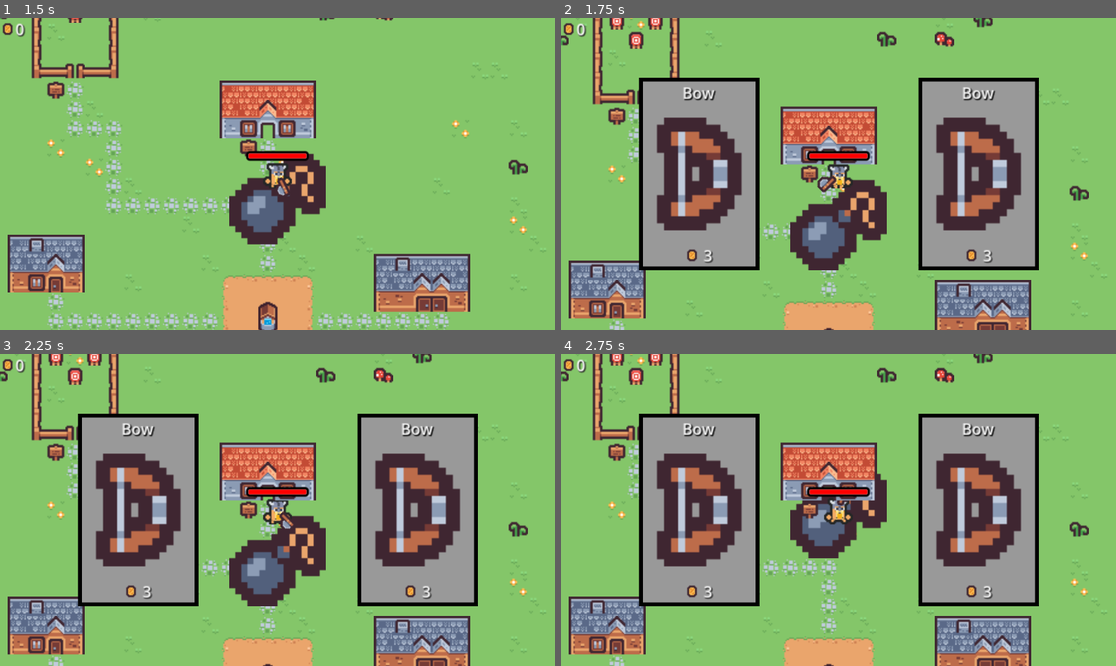
Above: before the commit, frames 1-4 (two rows, left to right).
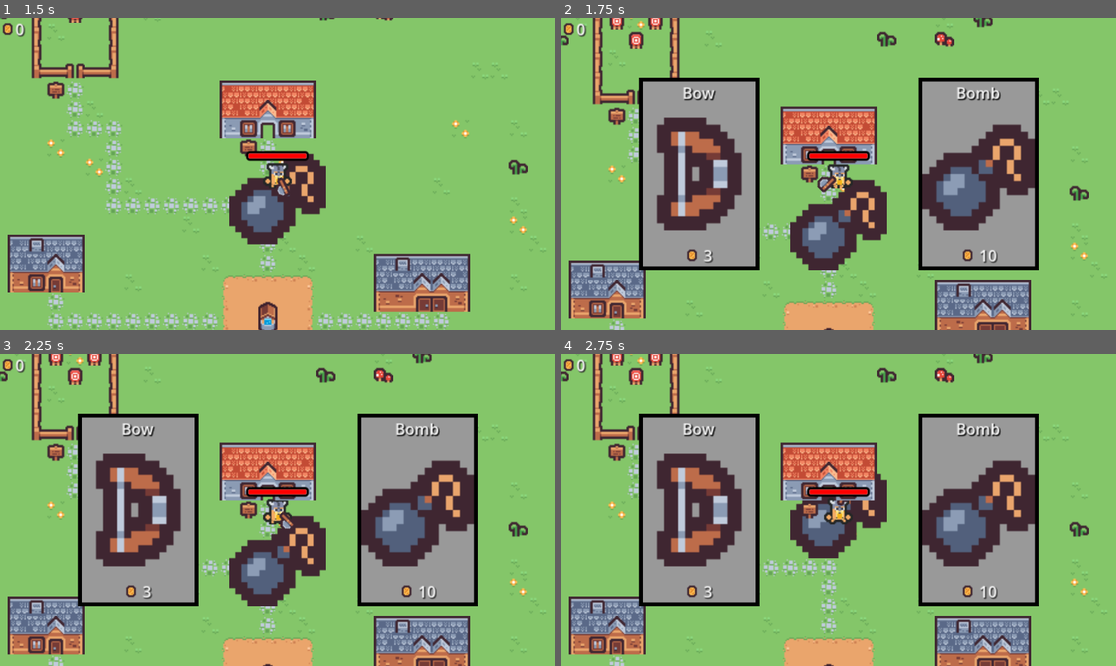
Above: after the commit, the same moments.

Repository: GodEmperorDaniel/crab-survivor
Game: Godot game, scene res://Scenes/Main_Menu.tscn
Two runs of this game, one before a commit and one after it. Both use one fixed random seed, a clock stepped at 60 frames per second and the inputs below.
Inputs (mouse positions are in pixels of both pictures, inside the frame that each line leads up to):
- Up to frame 1 (1.5 s): click "Crab Survivor" at 0.5 s; move the mouse to (249, 236) at 1.27 s; hold W (move_up) from 1.28 s (still down); hold B (bomb) from 1.28 s (still down); click (249, 236) at 1.42 s
- Up to frame 2 (1.75 s): keep holding W (move_up); keep holding B (bomb)
- Up to frame 3 (2.25 s): keep holding W (move_up); move the mouse to (444, 556) at 2.02 s; release B (bomb) at 2.03 s; click (444, 556) at 2.1 s
- Up to frame 4 (2.75 s): keep holding W (move_up); tap B (bomb) at 2.3 s

Frame 1 is identical in both runs. In frame 2, 5.0% of the frame differs, in the area x 65-86%, y 22-79%; in frame 3, 5.0%; in frame 4, 5.0%.

Commit message:
Fixed compilation error

Diff:
--- a/Scenes/HUD.tscn
+++ b/Scenes/HUD.tscn
@@ -1,10 +1,13 @@
-[gd_scene load_steps=6 format=3 uid="uid://8nlmluv324ay"]
+[gd_scene load_steps=9 format=3 uid="uid://8nlmluv324ay"]
 
 [ext_resource type="Texture2D" uid="uid://0a2swy8muyhd" path="res://Tiles/tile_0093.png" id="1_0jsp6"]
 [ext_resource type="Script" path="res://Scripts/HUD.gd" id="1_t0m7c"]
+[ext_resource type="Script" path="res://Scripts/Shop.gd" id="3_jov33"]
 [ext_resource type="PackedScene" uid="uid://beivs5vocvui1" path="res://Scenes/ShopItem.tscn" id="3_rhx3o"]
 [ext_resource type="PackedScene" uid="uid://bpol7hadhd82j" path="res://Scenes/WaveCleared.tscn" id="4_8h3ty"]
-[ext_resource type="PackedScene" uid="uid://cka81gx5qqtng" path="res://Scenes/Victory.tscn" id="5_wv2nk"]
+[ext_resource type="Texture2D" uid="uid://cmum88j6ki8gp" path="res://Sprites/bow_highres.png" id="5_b0mn6"]
+[ext_resource type="Texture2D" uid="uid://cnmwkg3v03rxq" path="res://Sprites/big_bomb.png" id="5_rlpmj"]
+[ext_resource type="PackedScene" path="res://Scenes/Victory.tscn" id="5_wv2nk"]
 
 [node name="HUDLayer" type="CanvasLayer"]
 script = ExtResource("1_t0m7c")
@@ -48,23 +51,26 @@
 anchor_bottom = 1.0
 grow_horizontal = 2
 grow_vertical = 2
+script = ExtResource("3_jov33")
 
-[node name="ShopItem" parent="HUD/Shop" instance=ExtResource("3_rhx3o")]
+[node name="Bow" parent="HUD/Shop" instance=ExtResource("3_rhx3o")]
 layout_mode = 2
 size_flags_horizontal = 6
 size_flags_vertical = 4
+item_name = "Bow"
+item_icon = ExtResource("5_b0mn6")
+consumable = true
 
-[node name="ShopItem2" parent="HUD/Shop" instance=ExtResource("3_rhx3o")]
+[node name="Bomb" parent="HUD/Shop" instance=ExtResource("3_rhx3o")]
 layout_mode = 2
 size_flags_horizontal = 6
 size_flags_vertical = 4
+item_name = "Bomb"
+item_cost = 10
+item_icon = ExtResource("5_rlpmj")
 
 [node name="WaveCleared" parent="." instance=ExtResource("4_8h3ty")]
 visible = false
 
 [node name="Victory" parent="." instance=ExtResource("5_wv2nk")]
 visible = false
-
-[connection signal="item_bought" from="Shop" to="." method="_on_shop_item_bought"]
-[connection signal="item_bought" from="HUD/Shop/Control/ShopItem" to="." method="_on_shop_item_bought"]
-[connection signal="item_bought" from="HUD/Shop/Control2/ShopItem" to="." method="_on_shop_item_bought"]
--- a/Scenes/ShopItem.tscn
+++ b/Scenes/ShopItem.tscn
@@ -1,7 +1,7 @@
 [gd_scene load_steps=5 format=3 uid="uid://beivs5vocvui1"]
 
+[ext_resource type="Script" path="res://Scripts/ShopItem.gd" id="1_23hhx"]
 [ext_resource type="Texture2D" uid="uid://cmum88j6ki8gp" path="res://Sprites/bow_highres.png" id="1_134mi"]
-[ext_resource type="Script" path="res://Scripts/Shop.gd" id="1_rcuhb"]
 [ext_resource type="Texture2D" uid="uid://0a2swy8muyhd" path="res://Tiles/tile_0093.png" id="2_rws4c"]
 
 [sub_resource type="StyleBoxFlat" id="StyleBoxFlat_6hi7s"]
@@ -18,6 +18,7 @@
 anchor_bottom = 1.0
 grow_horizontal = 2
 grow_vertical = 2
+script = ExtResource("1_23hhx")
 
 [node name="Container" type="PanelContainer" parent="."]
 layout_mode = 1
@@ -33,12 +34,11 @@
 grow_horizontal = 2
 grow_vertical = 2
 theme_override_styles/panel = SubResource("StyleBoxFlat_6hi7s")
-script = ExtResource("1_rcuhb")
 
 [node name="Details" type="VBoxContainer" parent="Container"]
 layout_mode = 2
 
-[node name="Label" type="Label" parent="Container/Details"]
+[node name="Name" type="Label" parent="Container/Details"]
 layout_mode = 2
 theme_override_colors/font_shadow_color = Color(0, 0, 0, 1)
 theme_override_constants/shadow_offset_x = 1
@@ -46,7 +46,7 @@
 text = "Bow"
 horizontal_alignment = 1
 
-[node name="TextureRect" type="TextureRect" parent="Container/Details"]
+[node name="Icon" type="TextureRect" parent="Container/Details"]
 layout_mode = 2
 size_flags_vertical = 3
 texture = ExtResource("1_134mi")
@@ -70,4 +70,5 @@
 theme_override_constants/shadow_offset_y = 1
 text = "3"
 
+[connection signal="gui_input" from="Container/Details" to="." method="_on_details_input"]
 [connection signal="gui_input" from="Container/Details" to="Container" method="_on_gui_input"]
--- a/Scripts/Shop.gd
+++ b/Scripts/Shop.gd
@@ -1,12 +1,3 @@
-extends PanelContainer
+extends Control
 
 signal item_bought(item : String)
-
-func _on_gui_input(event):
-	if not event is InputEventMouseButton:
-		return
-
-	if Player.coins >= 3:
-		Player.coins -= 3
-		item_bought.emit("bow")
-		visible = false
--- /dev/null
+++ b/Scripts/ShopItem.gd
@@ -0,0 +1,21 @@
+extends Control
+class_name ShopItem
+
+signal attempt_buy(item : ShopItem)
+
+@export var item_name : String
+@export var item_cost : int = 3
+@export var item_icon : Texture2D
+@export var consumable : bool
+
+@onready var _name := $Container/Details/Name
+@onready var _icon := $Container/Details/Icon
+@onready var _cost := $Container/Details/Cost/Amount
+
+func _ready():
+	_name.text = item_name
+	_icon.texture = item_icon
+	_cost.text = str(item_cost)
+
+func _on_details_input(event):
+	attempt_buy.emit(self)
